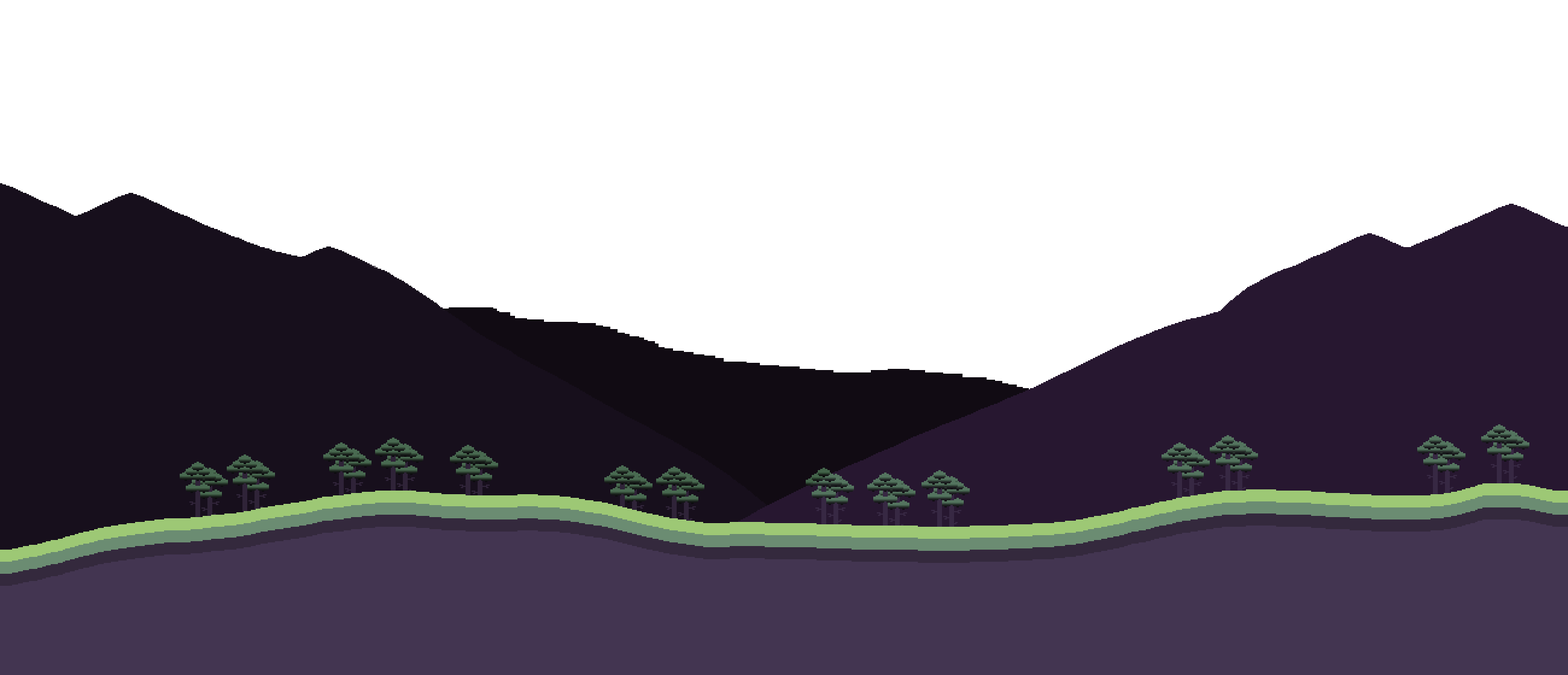
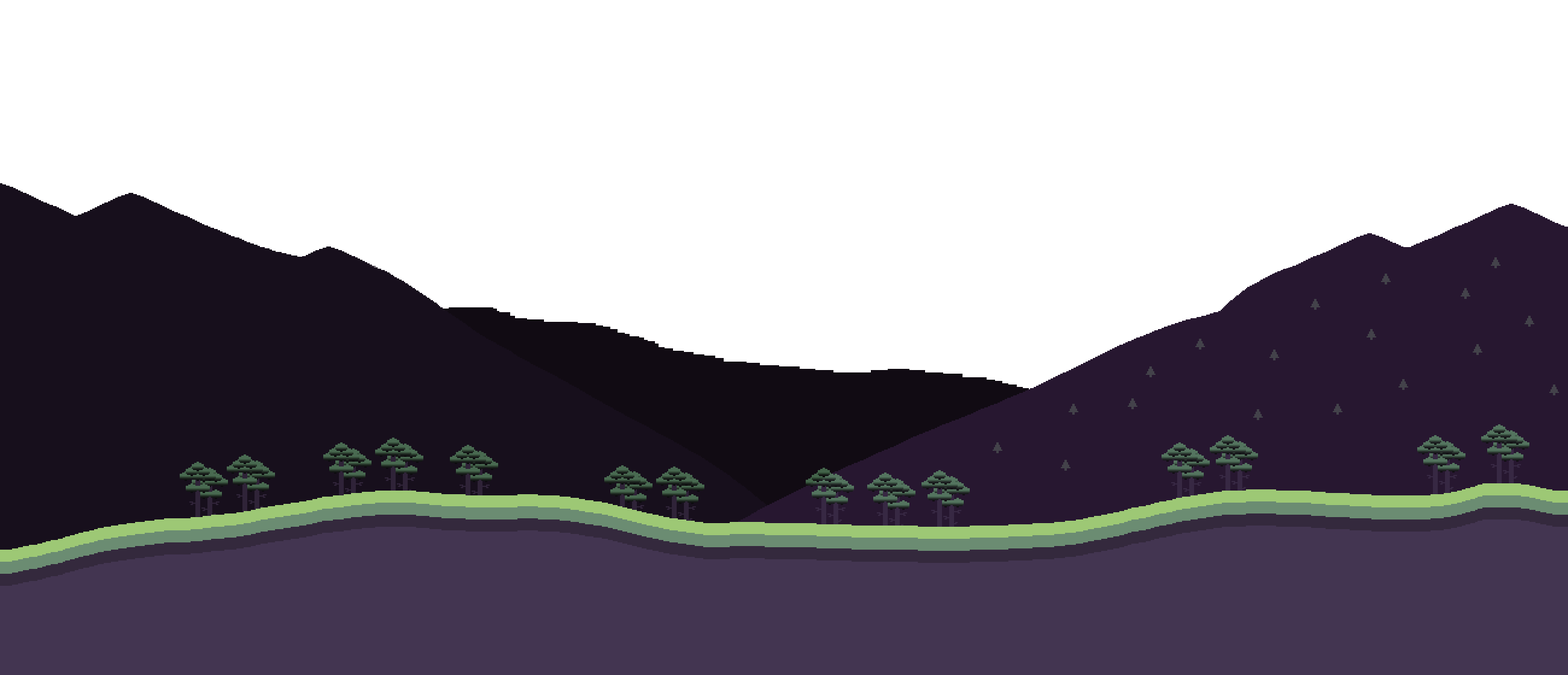
The second 1568px x 675px image is a revision of the first. Changes to its layers:
added group "Group 8" with 20 layers above "Layer 53" over [992, 257, 1559, 472]
added group "Group 7" (30%) with 19 layers in group "Group 8" over [992, 257, 1559, 472]
added layer "Layer 19" (1st of 38, in "Group 8" › "Group 7") in group "Group 7" over [1195, 338, 1205, 350]
added layer "Layer 19" (3rd of 38, in "Group 8" › "Group 7") in group "Group 7" over [1398, 379, 1409, 391]
added layer "Layer 19" (5th of 38, in "Group 8" › "Group 7") in group "Group 7" over [1060, 460, 1071, 472]
added layer "Layer 19" (6th of 38, in "Group 8" › "Group 7") in group "Group 7" over [1145, 366, 1156, 378]
added layer "Layer 19" (7th of 38, in "Group 8" › "Group 7") in group "Group 7" over [1068, 404, 1079, 415]
added layer "Layer 19" (8th of 38, in "Group 8" › "Group 7") in group "Group 7" over [1127, 398, 1138, 410]
added layer "Layer 19" (9th of 38, in "Group 8" › "Group 7") in group "Group 7" over [992, 442, 1003, 454]
added layer "Layer 19" (10th of 38, in "Group 8" › "Group 7") in group "Group 7" over [1490, 257, 1501, 269]
added layer "Layer 19" (11th of 38, in "Group 8" › "Group 7") in group "Group 7" over [1524, 316, 1535, 327]
added layer "Layer 19" (13th of 38, in "Group 8" › "Group 7") in group "Group 7" over [1269, 349, 1280, 361]
added layer "Layer 19" (14th of 38, in "Group 8" › "Group 7") in group "Group 7" over [1310, 299, 1321, 310]
added layer "Layer 19" (15th of 38, in "Group 8" › "Group 7") in group "Group 7" over [1332, 404, 1343, 415]
added layer "Layer 19" (17th of 38, in "Group 8" › "Group 7") in group "Group 7" over [1366, 329, 1377, 341]
added layer "Layer 19" (18th of 38, in "Group 8" › "Group 7") in group "Group 7" over [1472, 344, 1483, 356]
added layer "Layer 19" (19th of 38, in "Group 8" › "Group 7") in group "Group 7" over [1460, 288, 1471, 300]
…and 3 more changes (3 added)
